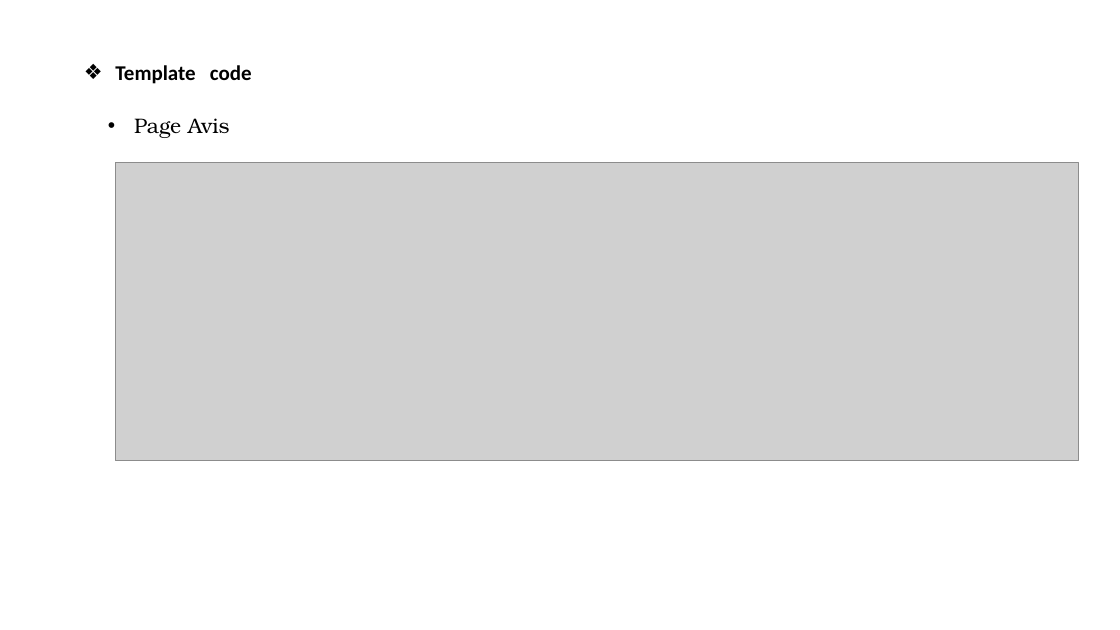
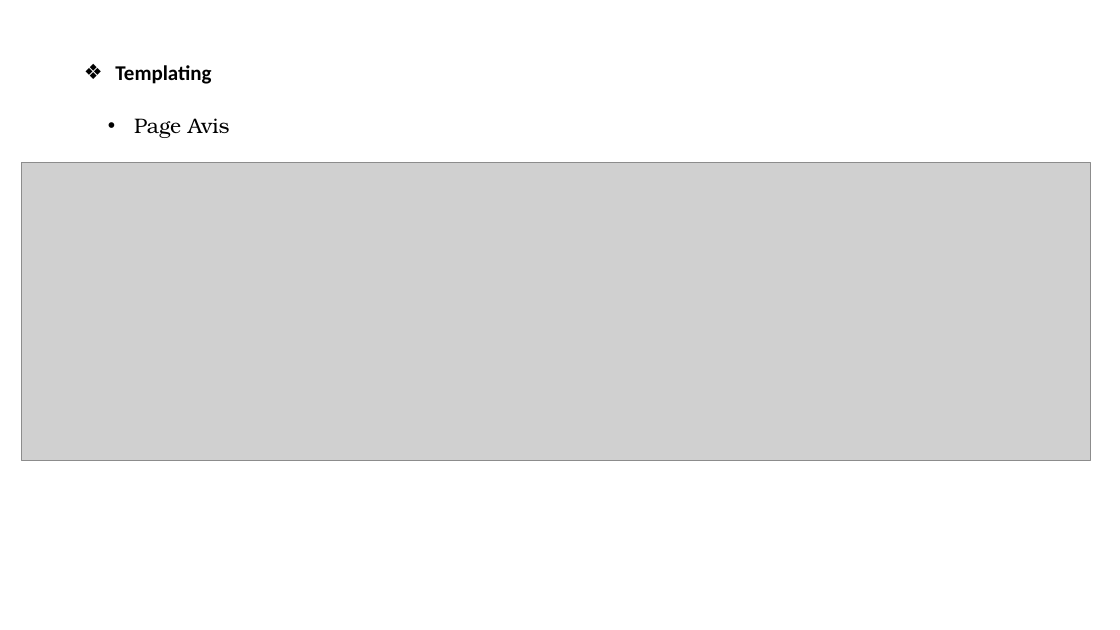
Before and after one commit to Tablieh/my_project_final, a slide deck: slide 17 of Mon PROJET APPLICATION WEB.pptx. Drawn at 1120x630 pixels with LibreOffice and Linux fonts; fonts in the diff are those of the drawing; grey boxes stand for pictures; background and template pictures are left out. Boxes give left, top, right and bottom in pixels: in the first picture for what was removed or moved away, otherwise in the second. Text is boxed around its words. In the diff, an @@ line names an element or a change of style, - is before the commit and + after.

```diff
--- a/Mon PROJET APPLICATION WEB.pptx
+++ b/Mon PROJET APPLICATION WEB.pptx
@@ text at [115,65,211,84]: text changed @@
-❖ Template code
+❖ Templating
@@ picture: place and size @@
-picture at [115,163,1079,461]
+picture at [22,163,1091,461]
```
Also in this commit, not shown: 16 other slides changed, 2 slides added, 3 slides removed, 20 other files.
